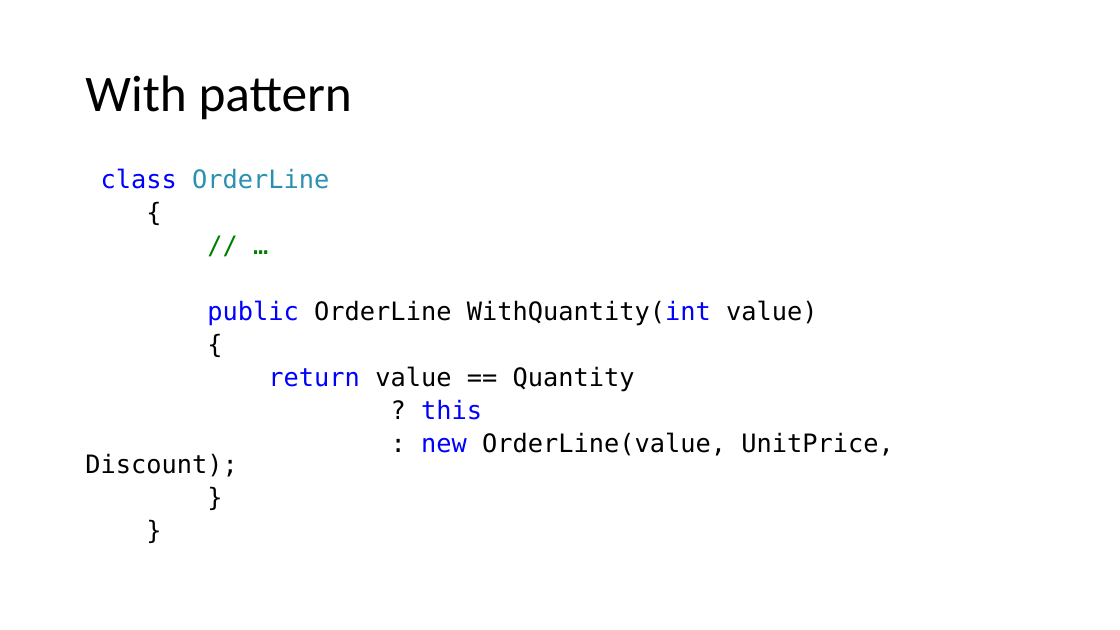
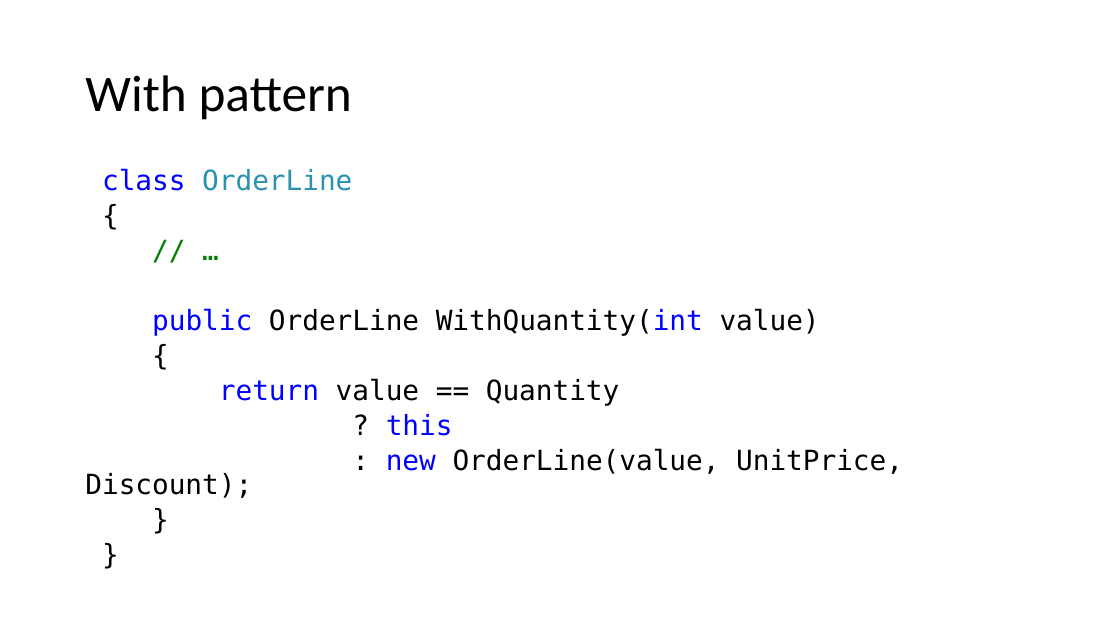
Before and after one commit to kugushev/presentations, a slide deck: slide 21 of Presentation.pptx. Drawn at 1120x630 pixels with LibreOffice and Linux fonts; fonts in the diff are those of the drawing. Boxes give left, top, right and bottom in pixels: in the first picture for what was removed or moved away, otherwise in the second. Text is boxed around its words. In the diff, an @@ line names an element or a change of style, - is before the commit and + after.

```diff
--- a/Presentation.pptx
+++ b/Presentation.pptx
@@ text "class OrderLine" at (85, 168, 903, 498): size 21.7 to 23.8 pt @@
```
Also in this commit, not shown: 3 other slides changed, 5 slides added, 6 other files.
